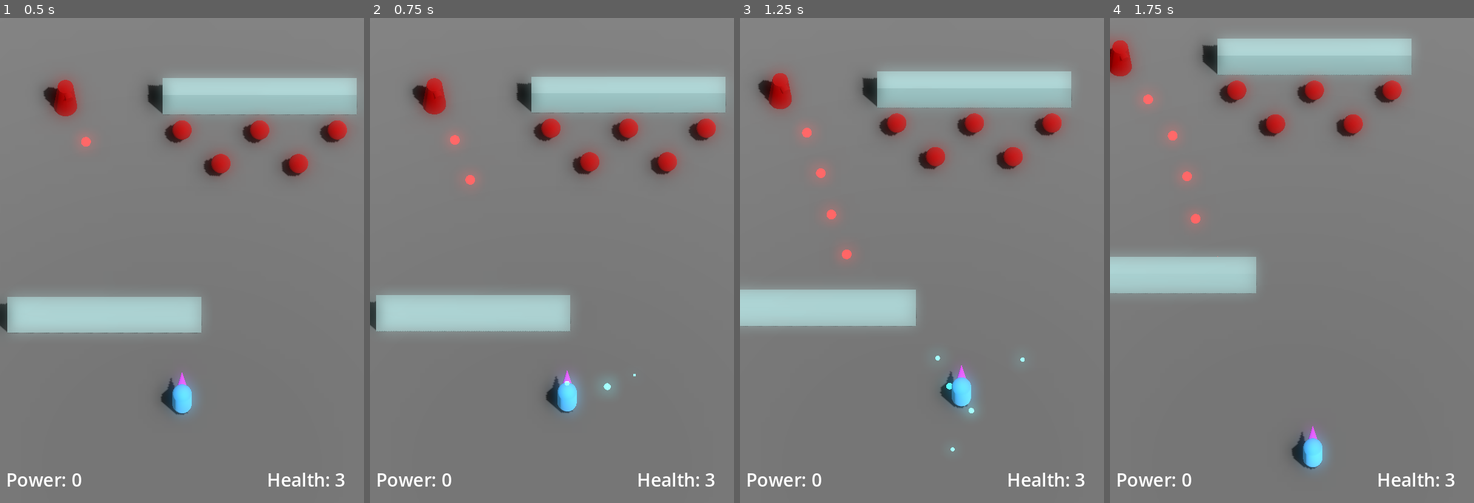
Above: before the commit, frames 1-4 (left to right).
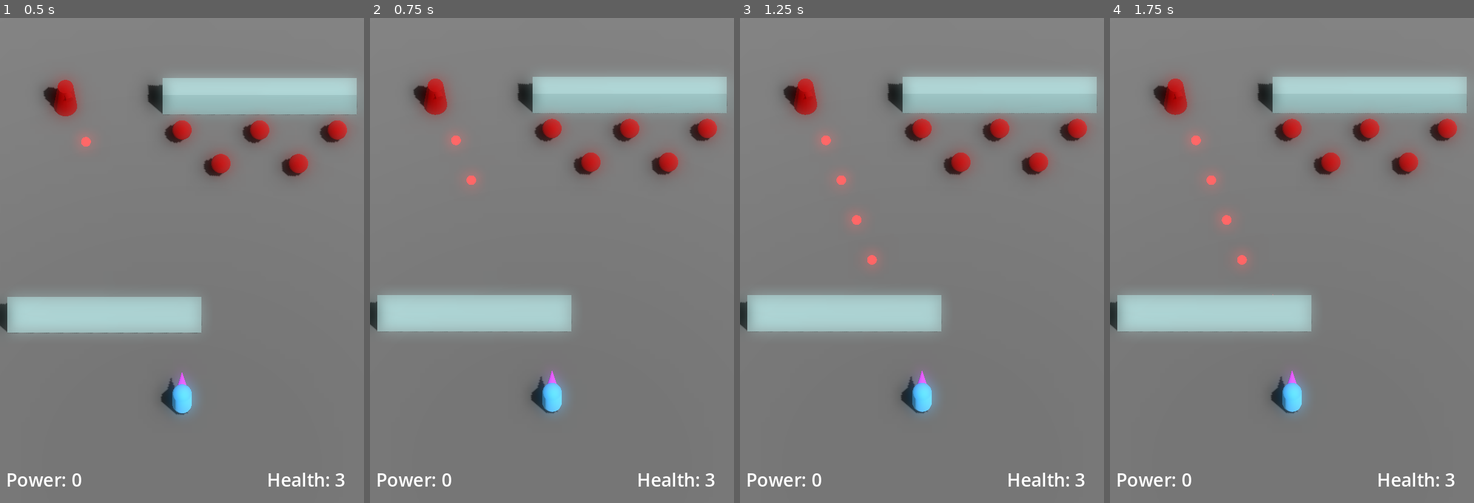
Above: after the commit, the same moments.

Repository: JackEvans24/bullet-absorb
Game: Godot game, scene res://scenes/main.tscn
Same seed, same stepped clock (60 frames per second), same inputs: the game is played once before the commit and once after it.
Inputs:
- Up to frame 1 (0.5 s): no input
- Up to frame 2 (0.75 s): hold Right (move_right, bound only before the commit) from 0.53 s (still down); hold K (absorb, bound only before the commit) from 0.53 s (still down)
- Up to frame 3 (1.25 s): keep holding Right (move_right, bound only before the commit); keep holding K (absorb, bound only before the commit); tap J (fire, bound only before the commit) at 0.8 s
- Up to frame 4 (1.75 s): release Right (move_right, bound only before the commit) at 1.28 s; release K (absorb, bound only before the commit) at 1.28 s; hold Down (move_back, bound only before the commit) from 1.28 s (still down); tap J (fire, bound only before the commit) at 1.35 s; tap K (absorb, bound only before the commit) at 1.55 s

Frame 1 is identical in both runs. In frame 2, 1.5% of the frame differs, in the area x 0-98%, y 12-82%; in frame 3, 9.6%; in frame 4, 20%, in the area x 0-98%, y 4-94%.

Commit message:
feat: add dash (#9)
* fix: disable shoot during absorb

* refactor: remove keyboard controls, add dash input

* feat: add dash

* chore: minor input param renames

* refactor: export can aim, fire, absorb properties

* feat: add dash recovery state

* chore: remove unused absorb state

* feat: move hit recovery to move state, set can take damage from state

* feat: add allowed transitions to each state

* chore: remove todo

* feat: separate dash cooldown from dash move state

* refactor: remove invincibility from recovery move state

* feat: tie body material to move state

* chore: hook up body materials

* feat: add particles when dashing

* fix: fix absorb state transition

Diff:
--- /dev/null
+++ b/materials/player/player_dash.tres
@@ -0,0 +1,4 @@
+[gd_resource type="StandardMaterial3D" format=3 uid="uid://cjk1dquq1tt1j"]
+
+[resource]
+albedo_color = Color(0.8, 0.92, 1, 1)
--- /dev/null
+++ b/materials/player/player_dash_particle.tres
@@ -0,0 +1,4 @@
+[gd_resource type="StandardMaterial3D" format=3 uid="uid://bl15jqbmjfvys"]
+
+[resource]
+albedo_color = Color(0.7921, 0.85084, 0.89, 1)
--- /dev/null
+++ b/materials/player/player_knockback.tres
@@ -0,0 +1,8 @@
+[gd_resource type="StandardMaterial3D" format=3 uid="uid://ckbmoxn51apxx"]
+
+[resource]
+transparency = 1
+albedo_color = Color(0.329412, 0.733333, 1, 0.705882)
+emission_enabled = true
+emission = Color(0.352941, 0.737255, 0.917647, 1)
+emission_energy_multiplier = 2.0
--- a/prefabs/player.tscn
+++ b/prefabs/player.tscn
@@ -6,16 +6,21 @@
 [ext_resource type="Script" path="res://scripts/mechanics/shared/health.gd" id="2_pcwtq"]
 [ext_resource type="Script" path="res://scripts/mechanics/player/absorb.gd" id="2_sawo1"]
 [ext_resource type="Script" path="res://scripts/mechanics/player/movement/run.gd" id="3_60agh"]
+[ext_resource type="Script" path="res://scripts/mechanics/player/movement/dash.gd" id="4_5ub5d"]
 [ext_resource type="Material" uid="uid://f41eu4cbvian" path="res://materials/player/player_absorb.tres" id="4_ep8r4"]
 [ext_resource type="Script" path="res://scripts/mechanics/player/movement/dead.gd" id="4_koxfs"]
 [ext_resource type="Script" path="res://scripts/mechanics/player/player_aim.gd" id="4_owsoe"]
 [ext_resource type="Material" uid="uid://dq2ufo1kpypca" path="res://materials/player/player_absorb_halo.tres" id="4_poddg"]
 [ext_resource type="PackedScene" uid="uid://dl5unqhv0x3ox" path="res://prefabs/bullets/player_bullet.tscn" id="5_twt6l"]
 [ext_resource type="Script" path="res://scripts/mechanics/player/movement/knockback.gd" id="5_unin6"]
+[ext_resource type="Material" uid="uid://cjk1dquq1tt1j" path="res://materials/player/player_dash.tres" id="6_gxbhd"]
 [ext_resource type="Shape3D" uid="uid://c4tuvev8wasc3" path="res://models/player/player_internal.tres" id="7_iumbl"]
+[ext_resource type="Material" uid="uid://ckbmoxn51apxx" path="res://materials/player/player_knockback.tres" id="9_e4s4u"]
 [ext_resource type="Script" path="res://scripts/mechanics/player/player_body.gd" id="10_18rdm"]
 [ext_resource type="Shape3D" uid="uid://b143a5k1xv5rx" path="res://models/player/player_external.tres" id="11_p7nyd"]
+[ext_resource type="Script" path="res://scripts/mechanics/player/dash.gd" id="11_s2u1f"]
 [ext_resource type="Material" uid="uid://dlj8u7o0rqldc" path="res://materials/player/player_recovery.tres" id="12_cbt3u"]
+[ext_resource type="Material" uid="uid://bl15jqbmjfvys" path="res://materials/player/player_dash_particle.tres" id="20_n80do"]
 
 [sub_resource type="SphereShape3D" id="SphereShape3D_4kfv7"]
 radius = 5.0
@@ -67,16 +72,19 @@
 curve = SubResource("Curve_d1fyx")
 
 [sub_resource type="ParticleProcessMaterial" id="ParticleProcessMaterial_wwwn5"]
-direction = Vector3(0, 1, 0)
-spread = 75.0
-initial_velocity_min = 8.0
-initial_velocity_max = 8.0
-gravity = Vector3(0, -15, 0)
+emission_shape_scale = Vector3(1, 1, 0)
+emission_shape = 1
+emission_sphere_radius = 0.3
+direction = Vector3(0, 1, 1)
+spread = 30.0
+initial_velocity_min = 4.0
+initial_velocity_max = 4.0
+gravity = Vector3(0, -5, 0)
 scale_curve = SubResource("CurveTexture_ifrih")
 turbulence_noise_speed_random = 0.27
 
 [sub_resource type="SphereMesh" id="SphereMesh_3tq4p"]
-material = ExtResource("2_di4ke")
+material = ExtResource("20_n80do")
 radius = 0.1
 height = 0.2
 
@@ -84,6 +92,7 @@
 transform = Transform3D(1, 0, 0, 0, 1, 0, 0, 0, 1, 0, 1, 0)
 collision_layer = 2
 script = ExtResource("1_u023k")
+fall_acceleration = null
 
 [node name="MoveState" type="Node" parent="."]
 script = ExtResource("2_pauji")
@@ -92,12 +101,31 @@
 [node name="Absorb" type="Node" parent="MoveState"]
 script = ExtResource("3_60agh")
 speed = 5.0
+can_fire = false
+
+[node name="Dash" type="Node" parent="MoveState"]
+script = ExtResource("4_5ub5d")
+dash_speed = 30.0
+dash_duration = null
+can_aim = null
+can_fire = false
+can_absorb = false
+can_take_damage = false
+body_material = ExtResource("6_gxbhd")
 
 [node name="Dead" type="Node" parent="MoveState"]
 script = ExtResource("4_koxfs")
+can_aim = false
+can_fire = false
+can_absorb = false
+can_take_damage = false
 
 [node name="Knockback" type="Node" parent="MoveState"]
 script = ExtResource("5_unin6")
+can_fire = false
+can_absorb = false
+can_take_damage = false
+body_material = ExtResource("9_e4s4u")
 
 [node name="Run" type="Node" parent="MoveState"]
 script = ExtResource("3_60agh")
@@ -105,10 +133,14 @@
 [node name="Health" type="Node" parent="."]
 script = ExtResource("2_pcwtq")
 starting_health = 3.0
+recovery_time = 1.6
 
 [node name="Aim" type="Node" parent="."]
 script = ExtResource("4_owsoe")
 bullet_scene = ExtResource("5_twt6l")
+
+[node name="Dash" type="Node" parent="."]
+script = ExtResource("11_s2u1f")
 
 [node name="Absorb" type="Node3D" parent="."]
 script = ExtResource("2_sawo1")
@@ -168,6 +200,16 @@
 process_material = SubResource("ParticleProcessMaterial_wwwn5")
 draw_pass_1 = SubResource("SphereMesh_3tq4p")
 
+[node name="DashParticles" type="GPUParticles3D" parent="Pivot"]
+transform = Transform3D(1, 0, 0, 0, 1, 0, 0, 0, 1, 0, -0.9, 0)
+cast_shadow = 0
+emitting = false
+amount = 20
+lifetime = 0.2
+one_shot = true
+process_material = SubResource("ParticleProcessMaterial_wwwn5")
+draw_pass_1 = SubResource("SphereMesh_3tq4p")
+
 [node name="CameraFollowPoint" type="Node3D" parent="Pivot"]
 transform = Transform3D(1, 0, 0, 0, 1, 0, 0, 0, 1, 0, 0, -4)
 
--- a/project.godot
+++ b/project.godot
@@ -24,33 +24,25 @@
 
 move_forward={
 "deadzone": 0.5,
-"events": [Object(InputEventKey,"resource_local_to_scene":false,"resource_name":"","device":-1,"window_id":0,"alt_pressed":false,"shift_pressed":false,"ctrl_pressed":false,"meta_pressed":false,"pressed":false,"keycode":0,"physical_keycode":4194320,"key_label":0,"unicode":0,"echo":false,"script":null)
-, Object(InputEventKey,"resource_local_to_scene":false,"resource_name":"","device":-1,"window_id":0,"alt_pressed":false,"shift_pressed":false,"ctrl_pressed":false,"meta_pressed":false,"pressed":false,"keycode":0,"physical_keycode":87,"key_label":0,"unicode":119,"echo":false,"script":null)
-, Object(InputEventJoypadMotion,"resource_local_to_scene":false,"resource_name":"","device":-1,"axis":1,"axis_value":-1.0,"script":null)
+"events": [Object(InputEventJoypadMotion,"resource_local_to_scene":false,"resource_name":"","device":-1,"axis":1,"axis_value":-1.0,"script":null)
 , Object(InputEventJoypadButton,"resource_local_to_scene":false,"resource_name":"","device":-1,"button_index":11,"pressure":0.0,"pressed":true,"script":null)
 ]
 }
 move_back={
 "deadzone": 0.5,
-"events": [Object(InputEventKey,"resource_local_to_scene":false,"resource_name":"","device":-1,"window_id":0,"alt_pressed":false,"shift_pressed":false,"ctrl_pressed":false,"meta_pressed":false,"pressed":false,"keycode":0,"physical_keycode":4194322,"key_label":0,"unicode":0,"echo":false,"script":null)
-, Object(InputEventKey,"resource_local_to_scene":false,"resource_name":"","device":-1,"window_id":0,"alt_pressed":false,"shift_pressed":false,"ctrl_pressed":false,"meta_pressed":false,"pressed":false,"keycode":0,"physical_keycode":83,"key_label":0,"unicode":115,"echo":false,"script":null)
-, Object(InputEventJoypadMotion,"resource_local_to_scene":false,"resource_name":"","device":-1,"axis":1,"axis_value":1.0,"script":null)
+"events": [Object(InputEventJoypadMotion,"resource_local_to_scene":false,"resource_name":"","device":-1,"axis":1,"axis_value":1.0,"script":null)
 , Object(InputEventJoypadButton,"resource_local_to_scene":false,"resource_name":"","device":-1,"button_index":12,"pressure":0.0,"pressed":true,"script":null)
 ]
 }
 move_left={
 "deadzone": 0.5,
-"events": [Object(InputEventKey,"resource_local_to_scene":false,"resource_name":"","device":-1,"window_id":0,"alt_pressed":false,"shift_pressed":false,"ctrl_pressed":false,"meta_pressed":false,"pressed":false,"keycode":0,"physical_keycode":4194319,"key_label":0,"unicode":0,"echo":false,"script":null)
-, Object(InputEventKey,"resource_local_to_scene":false,"resource_name":"","device":-1,"window_id":0,"alt_pressed":false,"shift_pressed":false,"ctrl_pressed":false,"meta_pressed":false,"pressed":false,"keycode":0,"physical_keycode":65,"key_label":0,"unicode":97,"echo":false,"script":null)
-, Object(InputEventJoypadMotion,"resource_local_to_scene":false,"resource_name":"","device":-1,"axis":0,"axis_value":-1.0,"script":null)
+"events": [Object(InputEventJoypadMotion,"resource_local_to_scene":false,"resource_name":"","device":-1,"axis":0,"axis_value":-1.0,"script":null)
 , Object(InputEventJoypadButton,"resource_local_to_scene":false,"resource_name":"","device":-1,"button_index":13,"pressure":0.0,"pressed":true,"script":null)
 ]
 }
 move_right={
 "deadzone": 0.5,
-"events": [Object(InputEventKey,"resource_local_to_scene":false,"resource_name":"","device":-1,"window_id":0,"alt_pressed":false,"shift_pressed":false,"ctrl_pressed":false,"meta_pressed":false,"pressed":false,"keycode":0,"physical_keycode":4194321,"key_label":0,"unicode":0,"echo":false,"script":null)
-, Object(InputEventKey,"resource_local_to_scene":false,"resource_name":"","device":-1,"window_id":0,"alt_pressed":false,"shift_pressed":false,"ctrl_pressed":false,"meta_pressed":false,"pressed":false,"keycode":0,"physical_keycode":68,"key_label":0,"unicode":100,"echo":false,"script":null)
-, Object(InputEventJoypadMotion,"resource_local_to_scene":false,"resource_name":"","device":-1,"axis":0,"axis_value":1.0,"script":null)
+"events": [Object(InputEventJoypadMotion,"resource_local_to_scene":false,"resource_name":"","device":-1,"axis":0,"axis_value":1.0,"script":null)
 , Object(InputEventJoypadButton,"resource_local_to_scene":false,"resource_name":"","device":-1,"button_index":14,"pressure":0.0,"pressed":true,"script":null)
 ]
 }
@@ -76,18 +68,17 @@
 }
 absorb={
 "deadzone": 0.5,
-"events": [Object(InputEventKey,"resource_local_to_scene":false,"resource_name":"","device":-1,"window_id":0,"alt_pressed":false,"shift_pressed":false,"ctrl_pressed":false,"meta_pressed":false,"pressed":false,"keycode":0,"physical_keycode":75,"key_label":0,"unicode":107,"echo":false,"script":null)
-, Object(InputEventKey,"resource_local_to_scene":false,"resource_name":"","device":-1,"window_id":0,"alt_pressed":false,"shift_pressed":false,"ctrl_pressed":false,"meta_pressed":false,"pressed":false,"keycode":0,"physical_keycode":88,"key_label":0,"unicode":120,"echo":false,"script":null)
-, Object(InputEventJoypadButton,"resource_local_to_scene":false,"resource_name":"","device":-1,"button_index":2,"pressure":0.0,"pressed":true,"script":null)
-, Object(InputEventJoypadButton,"resource_local_to_scene":false,"resource_name":"","device":-1,"button_index":9,"pressure":0.0,"pressed":true,"script":null)
+"events": [Object(InputEventJoypadMotion,"resource_local_to_scene":false,"resource_name":"","device":-1,"axis":5,"axis_value":1.0,"script":null)
 ]
 }
 fire={
 "deadzone": 0.5,
-"events": [Object(InputEventKey,"resource_local_to_scene":false,"resource_name":"","device":-1,"window_id":0,"alt_pressed":false,"shift_pressed":false,"ctrl_pressed":false,"meta_pressed":false,"pressed":false,"keycode":0,"physical_keycode":74,"key_label":0,"unicode":106,"echo":false,"script":null)
-, Object(InputEventKey,"resource_local_to_scene":false,"resource_name":"","device":-1,"window_id":0,"alt_pressed":false,"shift_pressed":false,"ctrl_pressed":false,"meta_pressed":false,"pressed":false,"keycode":0,"physical_keycode":90,"key_label":0,"unicode":122,"echo":false,"script":null)
-, Object(InputEventJoypadButton,"resource_local_to_scene":false,"resource_name":"","device":-1,"button_index":0,"pressure":0.0,"pressed":true,"script":null)
-, Object(InputEventJoypadButton,"resource_local_to_scene":false,"resource_name":"","device":-1,"button_index":10,"pressure":0.0,"pressed":true,"script":null)
+"events": [Object(InputEventJoypadButton,"resource_local_to_scene":false,"resource_name":"","device":-1,"button_index":10,"pressure":0.0,"pressed":true,"script":null)
+]
+}
+dash={
+"deadzone": 0.5,
+"events": [Object(InputEventJoypadButton,"resource_local_to_scene":false,"resource_name":"","device":-1,"button_index":9,"pressure":0.0,"pressed":true,"script":null)
 ]
 }
 restart={
--- a/scripts/mechanics/player/absorb.gd
+++ b/scripts/mechanics/player/absorb.gd
@@ -23,17 +23,25 @@
 	absorb_area.area_entered.connect(absorb_power)
 
 func _process(delta):
-	if is_absorb_started:
+	if Input.is_action_just_pressed("absorb"):
+		process_absorb_start()
+	elif is_absorb_started:
 		process_absorb_state(delta)
-	elif Input.is_action_just_pressed("absorb"):
-		process_absorb_start()
+
+func process_absorb_start():
+	if not can_absorb:
+		return
+
+	slowdown_started.emit()
+	is_absorb_started = true
+	enable_particles(true)
 
 func process_absorb_state(delta):
-	if is_absorbing:
+	if is_absorbing or not can_absorb:
 		return
 
-	if not Input.is_action_pressed("absorb") or not can_absorb:
-		end_windup()
+	if not Input.is_action_pressed("absorb"):
+		end_absorb()
 		return
 
 	current_windup_time += delta
@@ -41,7 +49,7 @@
 		return
 
 	trigger_absorb()
-	end_windup()
+	end_absorb()
 
 func trigger_absorb():
 	is_absorbing = true
@@ -56,18 +64,13 @@
 
 	is_absorbing = false
 
-func process_absorb_start():
-	if not can_absorb:
-		return
-
-	slowdown_started.emit()
-	is_absorb_started = true
-	enable_particles(true)
+func end_absorb():
+	end_windup()
+	slowdown_ended.emit()
 
 func end_windup():
 	is_absorb_started = false
 	current_windup_time = 0.0
-	slowdown_ended.emit()
 	enable_particles(false)
 
 func enable_particles(enabled: bool):
--- /dev/null
+++ b/scripts/mechanics/player/dash.gd
@@ -0,0 +1,37 @@
+class_name Dash
+extends Node
+
+signal dash_triggered(direction: Vector3)
+
+@export var dash_timeout: float = 0.8
+
+var initialised = false
+var move_state: MoveStateMachine
+var body: Node3D
+
+var is_dashing = false
+
+func initialise(passed_msm: MoveStateMachine, passed_body: Node3D):
+	move_state = passed_msm
+	body = passed_body
+	initialised = true
+
+func _process(_delta):
+	if not initialised:
+		return
+	if Input.is_action_just_pressed("dash"):
+		try_dash()
+
+func try_dash():
+	if is_dashing:
+		return
+	is_dashing = true
+
+	var dash_direction = move_state.movement
+	if dash_direction.length() < 0.01:
+		dash_direction = -body.basis.z
+
+	dash_triggered.emit(dash_direction)
+
+	await get_tree().create_timer(dash_timeout).timeout
+	is_dashing = false
--- /dev/null
+++ b/scripts/mechanics/player/movement/dash.gd
@@ -0,0 +1,25 @@
+class_name DashMoveState
+extends MoveState
+
+@export var dash_speed: float = 20.0
+@export var dash_duration: float = 0.2
+
+var direction: Vector3 = Vector3.ZERO
+
+func get_allowed_transitions():
+	return [MoveStateConstants.STATE_RUN]
+
+func enter(ctx: Dictionary={}):
+	direction = ctx[MoveStateConstants.DASH_DIRECTION]
+
+	if direction == null:
+		printerr('Unable to find dash direction')
+		state_machine.transition_to(MoveStateConstants.STATE_RUN)
+		return
+
+	movement = direction.normalized() * dash_speed
+	do_dash_timeout()
+
+func do_dash_timeout():
+	await get_tree().create_timer(dash_duration).timeout
+	state_machine.transition_to(MoveStateConstants.STATE_RUN)
--- a/scripts/mechanics/player/movement/dead.gd
+++ b/scripts/mechanics/player/movement/dead.gd
@@ -4,7 +4,5 @@
 @export var deceleration: float = 180
 
 func _init():
-    can_aim = false
-    can_fire = false
-    can_absorb = false
+    super()
     movement = Vector3.ZERO
--- a/scripts/mechanics/player/movement/knockback.gd
+++ b/scripts/mechanics/player/movement/knockback.gd
@@ -5,6 +5,9 @@
 @export var knockback_duration: float = 0.2
 
 var direction: Vector3
+
+func get_allowed_transitions():
+    return [MoveStateConstants.STATE_RUN]
 
 func enter(ctx: Dictionary={}):
     direction = ctx[MoveStateConstants.HIT_DIRECTION]
--- a/scripts/mechanics/player/movement/run.gd
+++ b/scripts/mechanics/player/movement/run.gd
@@ -3,6 +3,15 @@
 
 @export var speed: float = 15.0
 @export var deceleration: float = 180
+
+func get_allowed_transitions():
+    return [
+        MoveStateConstants.STATE_ABSORB,
+        MoveStateConstants.STATE_DASH,
+        MoveStateConstants.STATE_DEAD,
+        MoveStateConstants.STATE_KNOCKBACK,
+        MoveStateConstants.STATE_RUN
+    ]
 
 func update(delta: float):
     super(delta)
--- a/scripts/mechanics/player/player.gd
+++ b/scripts/mechanics/player/player.gd
@@ -7,9 +7,10 @@
 
 @export var fall_acceleration = 10
 
+@onready var move_state: MoveStateMachine = $MoveState
 @onready var health: Health = $Health
-@onready var move_state: MoveStateMachine = $MoveState
 @onready var aim: PlayerAim = $Aim
+@onready var dash: Dash = $Dash
 @onready var absorb: Absorb = $Absorb
 @onready var body: PlayerBody = $Pivot
 @onready var camera_follow_point: Node3D = $Pivot/CameraFollowPoint
@@ -26,20 +27,25 @@
 	died.connect(body._on_player_died)
 
 	move_state.state_changed.connect(_on_move_state_changed)
+	move_state.state_changed.connect(body._on_move_state_changed)
 
 	health.damage_taken.connect(_on_damage_taken)
 	health.damage_taken.connect(body._on_damage_taken)
-	health.recovery_changed.connect(body._on_recovery_changed)
+	health.invincibility_changed.connect(body._on_invincibility_changed)
+
+	aim.bullet_fired.connect(_on_bullet_fired)
+
+	dash.dash_triggered.connect(_on_dash_triggered)
+	dash.dash_triggered.connect(body._on_dash_triggered)
 
 	absorb.bullet_absorbed.connect(_on_absorb)
 	absorb.slowdown_started.connect(_on_slowdown_started)
 	absorb.slowdown_ended.connect(_on_slowdown_ended)
 
-	aim.bullet_fired.connect(_on_bullet_fired)
-
 	hit_detection.area_entered.connect(_on_hit)
 
 	aim.initialise(body)
+	dash.initialise(move_state, body)
 
 func _physics_process(_delta):
 	velocity = move_state.movement
@@ -47,14 +53,23 @@
 
 	move_and_slide()
 
-func _on_move_state_changed(_state_name: String):
-	aim.can_aim = move_state.can_aim
-	aim.can_fire = move_state.can_fire
-	absorb.can_absorb = move_state.can_absorb
+func _on_move_state_changed(state: MoveState):
+	aim.can_aim = state.can_aim
+	aim.can_fire = state.can_fire
+
+	absorb.can_absorb = state.can_absorb
+	if not state.can_absorb:
+		absorb.end_windup()
+
+	health.can_take_damage = state.can_take_damage
+
+func _on_dash_triggered(dash_direction: Vector3):
+	var ctx: Dictionary = {}
+	ctx[MoveStateConstants.DASH_DIRECTION] = dash_direction
+	move_state.transition_to(MoveStateConstants.STATE_DASH, ctx)
 
 func _on_damage_taken(_damage_taken: float, taken_from: Node3D):
 	damage_taken.emit()
-	absorb.end_windup()
 
 	if current_health <= 0:
 		die()
--- a/scripts/mechanics/player/player_body.gd
+++ b/scripts/mechanics/player/player_body.gd
@@ -7,9 +7,31 @@
 @onready var body: MeshInstance3D = $Body
 @onready var nose: MeshInstance3D = $Nose
 @onready var hurt_particles: GPUParticles3D = $HurtParticles
+@onready var dash_particles: GPUParticles3D = $DashParticles
 
-func _on_recovery_changed(is_recovering: bool):
-	body.set_surface_override_material(0, recovery_material if is_recovering else default_material)
+var current_move_state: MoveState
+var is_invincible: bool = false
+var current_material: Material
+
+func _on_invincibility_changed(invincible: bool):
+	is_invincible = invincible
+
+func _on_move_state_changed(move_state: MoveState):
+	current_move_state = move_state
+
+func _process(_delta):
+	var new_material = calculate_current_material()
+	if current_material == new_material:
+		return
+	current_material = new_material
+	body.set_surface_override_material(0, current_material)
+
+func calculate_current_material() -> Material:
+	if current_move_state != null and current_move_state.body_material != null:
+		return current_move_state.body_material
+	if is_invincible:
+		return recovery_material
+	return default_material
 
 func _on_damage_taken(damage_taken: float, _taken_from: Node3D):
 	if damage_taken <= 0:
@@ -19,3 +41,6 @@
 func _on_player_died():
 	body.visible = false
 	nose.visible = false
+
+func _on_dash_triggered(_direction: Vector3):
+	dash_particles.restart()
--- a/scripts/mechanics/shared/health.gd
+++ b/scripts/mechanics/shared/health.gd
@@ -2,32 +2,26 @@
 extends Node
 
 signal damage_taken(damage_taken: float, taken_from: Node3D)
-signal recovery_changed(is_recovering: bool)
+signal invincibility_changed(is_invincible: bool)
 
 @export var starting_health = 5.0
-@export var recovery_time = 1.0
+@export var recovery_time = 0.6
 
 @onready var current_health = starting_health
 
-var is_recovering = false
+var is_invincible = false
+var can_take_damage = true
 
 func take_damage(damage: float, taken_from: Node3D):
-	if is_recovering or current_health <= 0:
+	if not can_take_damage or is_invincible or current_health <= 0:
 		return
+
+	is_invincible = true
+	invincibility_changed.emit(is_invincible)
 
 	current_health = max(0.0, current_health - damage)
 	damage_taken.emit(damage, taken_from)
 
-	recover()
-
-func recover():
-	if current_health <= 0:
-		return
-
-	is_recovering = true
-	recovery_changed.emit(is_recovering)
-
 	await get_tree().create_timer(recovery_time).timeout
-
-	is_recovering = false
-	recovery_changed.emit(is_recovering)
+	is_invincible = false
+	invincibility_changed.emit(is_invincible)
--- a/scripts/state/move_state.gd
+++ b/scripts/state/move_state.gd
@@ -2,6 +2,8 @@
 extends State
 
 var movement: Vector3 = Vector3.ZERO
-var can_aim: bool = true
-var can_fire: bool = true
-var can_absorb: bool = true
+@export var can_aim: bool = true
+@export var can_fire: bool = true
+@export var can_absorb: bool = true
+@export var can_take_damage: bool = true
+@export var body_material: Material
--- a/scripts/state/move_state_constants.gd
+++ b/scripts/state/move_state_constants.gd
@@ -1,8 +1,10 @@
 class_name MoveStateConstants
 
 const STATE_ABSORB = 'Absorb'
+const STATE_DASH = 'Dash'
 const STATE_DEAD = 'Dead'
 const STATE_KNOCKBACK = 'Knockback'
 const STATE_RUN = 'Run'
 
 const HIT_DIRECTION = 'hit_direction'
+const DASH_DIRECTION = 'dash_direction'
--- a/scripts/state/move_state_machine.gd
+++ b/scripts/state/move_state_machine.gd
@@ -6,9 +6,3 @@
 
 var movement: Vector3:
     get: return move_state.movement
-var can_aim: bool:
-    get: return move_state.can_aim
-var can_fire: bool:
-    get: return move_state.can_fire
-var can_absorb: bool:
-    get: return move_state.can_absorb
--- a/scripts/state/state.gd
+++ b/scripts/state/state.gd
@@ -3,11 +3,19 @@
 
 var state_machine: StateMachine
 
-func enter(ctx: Dictionary={}):
-    pass
+var allowed_transitions: Array = []
 
-func update(delta: float):
-    pass
+func get_allowed_transitions() -> Array:
+	return []
+
+func _init():
+	allowed_transitions = get_allowed_transitions()
+
+func enter(_ctx: Dictionary={}):
+	pass
+
+func update(_delta: float):
+	pass
 
 func exit():
-    pass
+	pass
--- a/scripts/state/state_machine.gd
+++ b/scripts/state/state_machine.gd
@@ -1,7 +1,7 @@
 class_name StateMachine
 extends Node
 
-signal state_changed(state_name: String)
+signal state_changed(state: State)
 
 @export var initial_state := NodePath()
 
@@ -12,7 +12,7 @@
 		child.state_machine = self
 
 	state.enter()
-	state_changed.emit(state.name)
+	state_changed.emit(state)
 
 func _process(delta):
 	state.update(delta)
@@ -22,7 +22,13 @@
 		printerr("No move state found with name: %s" % target_state_name)
 		return
 
+	if not state.allowed_transitions.has(target_state_name):
+		print("Failed to transition from state '%s' to state '%s': not allowed" % [state.name, target_state_name])
+		return
+
+	print("Transitioned from state '%s' to state '%s'" % [state.name, target_state_name])
+
 	state.exit()
 	state = get_node(target_state_name)
 	state.enter(ctx)
-	state_changed.emit(state.name)
+	state_changed.emit(state)
Not shown: 1 places in prefabs/player.tscn that only renumber resources
